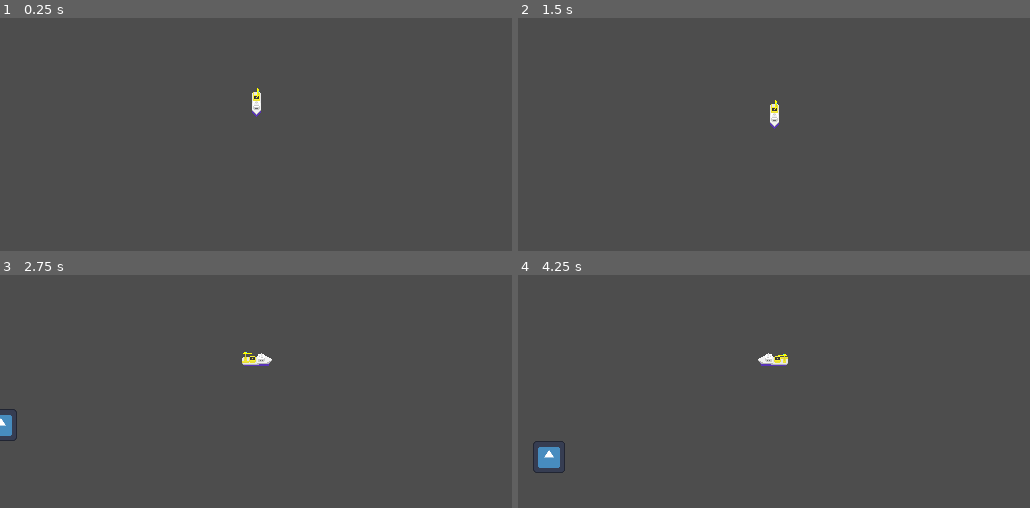
Above: before the commit, frames 1-4 (two rows, left to right).
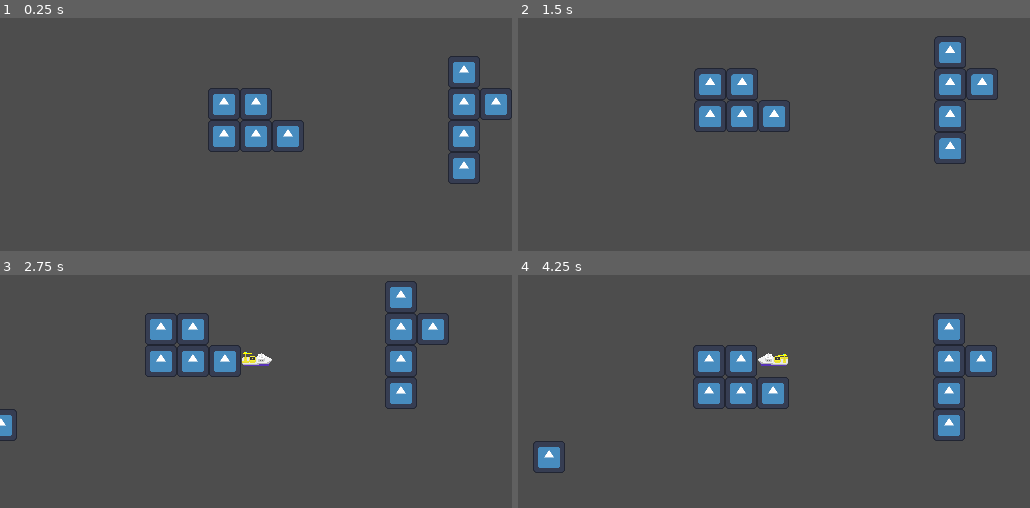
Above: after the commit, the same moments.

Repository: studentkrisk/minijam134
Game: Godot game, scene res://World/world.tscn
The game is run twice, just before and just after one commit, with the same random seed, the same clock (stepped at 60 frames per second) and the same inputs. The engine's default icon, where the game draws it, is replaced by a stand-in: a white triangle on a blue panel in a dark square.
Inputs:
- Up to frame 1 (0.25 s): no input
- Up to frame 2 (1.5 s): tap Enter at 0.5 s; hold D (game_right) 0.53-1.28 s; tap Space (wait) at 0.6, 1.35 s; hold S (game_down) from 1.28 s (still down)
- Up to frame 3 (2.75 s): release S (game_down) at 2.03 s; hold D (game_right) from 2.03 s (still down); tap Space (wait) at 2.1 s
- Up to frame 4 (4.25 s): release D (game_right) at 2.78 s; hold W (game_up) 2.78-3.53 s; tap Space (wait) at 2.85, 3.6 s; hold A (game_left) from 3.53 s (still down)

The runs differ from the first frame. In frame 1, 4.9% of the frame differs, in the area x 40-100%, y 16-72%; in frame 2, 4.9%; in frame 3, 4.9%; in frame 4, 4.9%.

Commit message:
island gen

Diff:
--- a/Enemies/Pirates.gd
+++ b/Enemies/Pirates.gd
@@ -33,7 +33,7 @@
 					dir = Vector2(0, -1)
 				else:
 					dir = Vector2(0, 1)
-				var cannon = Cannon.instanstiate()
+				var cannon = Cannon.instantiate()
 				cannon.global_position = global_position
 				cannon.direction = dir
 				get_parent().add_child(cannon)
--- /dev/null
+++ b/Island.gd
@@ -0,0 +1,18 @@
+extends StaticBody2D
+
+
+# Called when the node enters the scene tree for the first time.
+func _ready():
+	var noise = FastNoiseLite.new()
+	noise.fractal_type = FastNoiseLite.FRACTAL_NONE
+	noise.seed = randi()
+	for x in range(-5, 5):
+		for y in range(-5, 5):
+			if 0.5 < (noise.get_noise_2d(x*16, y*16)/2 + 0.5) - 0.05*(x*x + y*y):
+				var i = $Icon.duplicate()
+				i.position = Vector2(x, y)*Global.tile_size
+				add_child(i)
+
+# Called every frame. 'delta' is the elapsed time since the previous frame.
+func _process(delta):
+	pass
--- /dev/null
+++ b/Island.tscn
@@ -0,0 +1,17 @@
+[gd_scene load_steps=4 format=3 uid="uid://lanho56jpkxe"]
+
+[ext_resource type="Script" path="res://Island.gd" id="1_e2ci1"]
+[ext_resource type="Texture2D" uid="uid://vie548wsuwa3" path="res://icon.svg" id="2_eote2"]
+
+[sub_resource type="CircleShape2D" id="CircleShape2D_6jlpf"]
+radius = 80.0
+
+[node name="Island" type="StaticBody2D"]
+script = ExtResource("1_e2ci1")
+
+[node name="CollisionShape2D" type="CollisionShape2D" parent="."]
+shape = SubResource("CircleShape2D_6jlpf")
+
+[node name="Icon" type="Sprite2D" parent="."]
+scale = Vector2(0.25, 0.25)
+texture = ExtResource("2_eote2")
--- a/World/world.gd
+++ b/World/world.gd
@@ -1,24 +1,18 @@
 extends Node2D
 
-@onready var tileset = preload("res://Art/test_tile_set.tres")
-var noise = FastNoiseLite.new()
+@onready var Island = preload("res://Island.tscn")
 var player
 
 func _ready():
 	player = $Player
 	$Player.turn_end.connect(_turn_end)
-	generate_islands(1)
-	noise.noise_type = FastNoiseLite.TYPE_PERLIN
+	for n in range(10):
+		var i = Island.instantiate()
+		i.position = Vector2(n*16*15, 0)
+		$Islands.add_child(i)
 
 func _turn_end():
 	$Enemies._turn()
-
-func generate_islands(n):
-	for i in range(n):
-		for x in range(-5, 5):
-			for y in range(-5, 5):
-				if noise.get_noise_2d(x, y) > 0.3 + 0.4 * dist_squared(x, y):
-					$Islands/TileMap.set_cell(0, Vector2i(x, y))
 
 func dist_squared(x, y):
 	var dx = 2 * x / 10 - 1
--- a/World/world.tscn
+++ b/World/world.tscn
@@ -1,9 +1,8 @@
-[gd_scene load_steps=5 format=3 uid="uid://bvq56tgh6h3fu"]
+[gd_scene load_steps=4 format=3 uid="uid://bvq56tgh6h3fu"]
 
 [ext_resource type="Script" path="res://World/world.gd" id="1_sarla"]
 [ext_resource type="PackedScene" uid="uid://bbew8w873l4qn" path="res://Player/Player.tscn" id="2_4t7c6"]
 [ext_resource type="Script" path="res://World/Spawner.gd" id="3_cv7gn"]
-[ext_resource type="TileSet" uid="uid://1sa81c0nictx" path="res://Art/test_tile_set.tres" id="4_kfi5i"]
 
 [node name="World" type="Node2D"]
 script = ExtResource("1_sarla")
@@ -21,7 +20,3 @@
 script = ExtResource("3_cv7gn")
 
 [node name="Islands" type="Node2D" parent="."]
-
-[node name="TileMap" type="TileMap" parent="Islands"]
-tile_set = ExtResource("4_kfi5i")
-format = 2
Binary file added: Art/Tentacle.png
Not shown, added: Art/Tentacle.png.import
